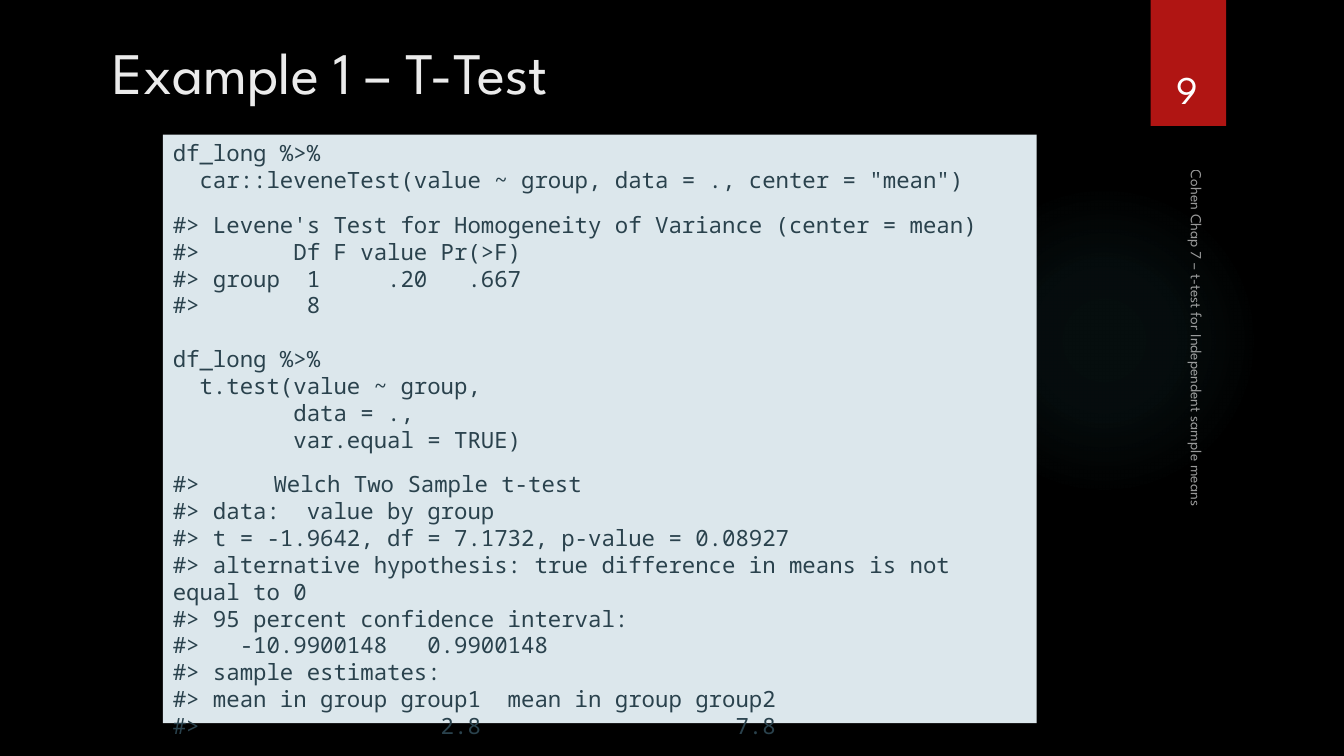
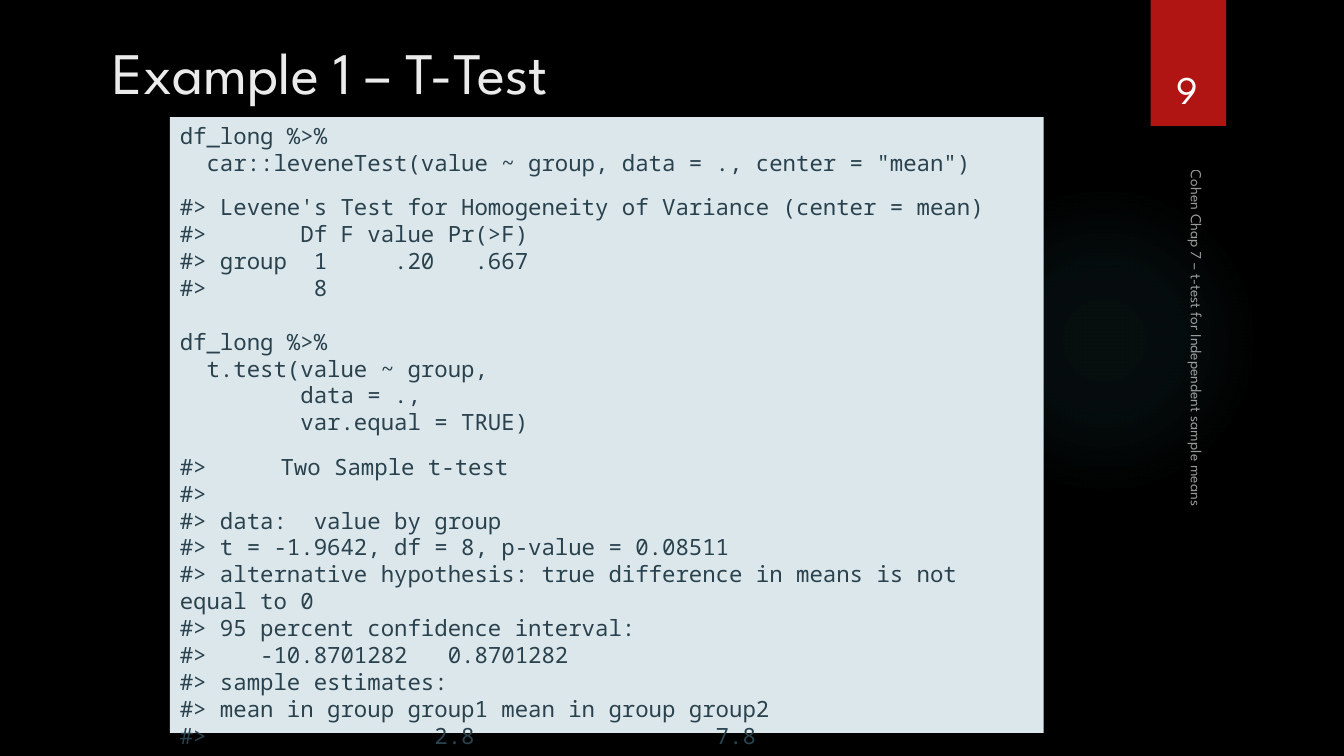
Before and after one commit to TysonStanley/EDUC-6600, a slide deck: slide 9 of Slides/u02_Ch7_ttest.pptx. Drawn at 1344x756 pixels with LibreOffice and Linux fonts; fonts in the diff are those of the drawing; background and template pictures are left out. Boxes give left, top, right and bottom in pixels: in the first picture for what was removed or moved away, otherwise in the second. Text is boxed around its words. In the diff, an @@ line names an element or a change of style, - is before the commit and + after.

```diff
--- a/Slides/u02_Ch7_ttest.pptx
+++ b/Slides/u02_Ch7_ttest.pptx
@@ rectangle "df_long %>%": place and size @@
-rectangle "df_long %>%" at box(163, 135, 1037, 724)
+rectangle "df_long %>%" at box(170, 117, 1045, 733)
@@ text in rectangle at box(281, 458, 508, 480): text changed @@
-#> Welch Two Sample t-test
+#> Two Sample t-test
+#>
@@ text in rectangle at box(220, 538, 729, 561): text changed @@
-#> t = -1.9642, df = 7.1732, p-value = 0.08927
+#> t = -1.9642, df = 8, p-value = 0.08511
@@ text in rectangle at box(260, 647, 569, 663): text changed @@
-#> -10.9900148 0.9900148
+#> -10.8701282 0.8701282
```
Also in this commit, not shown: 2 other slides changed.
